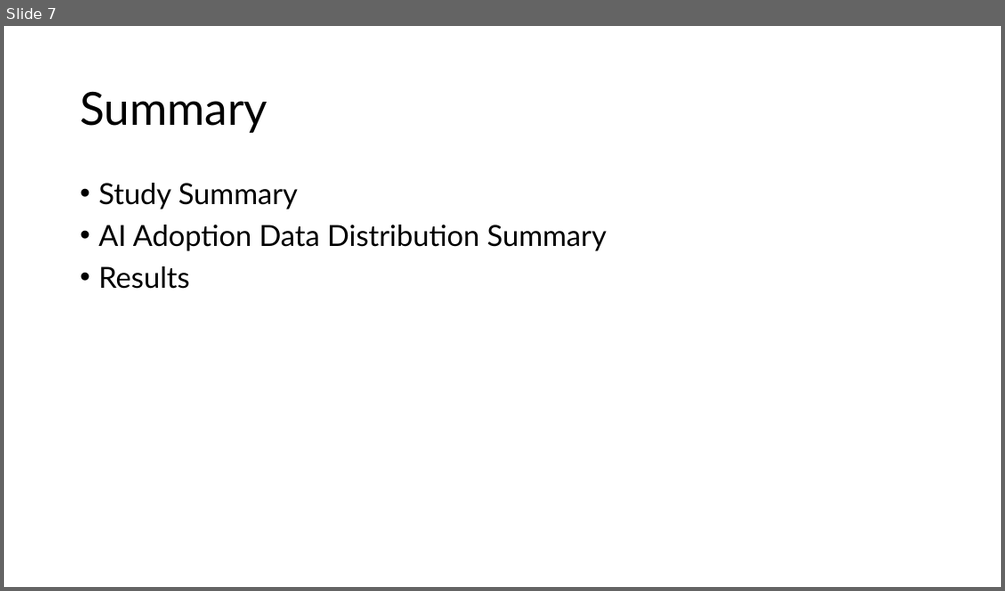
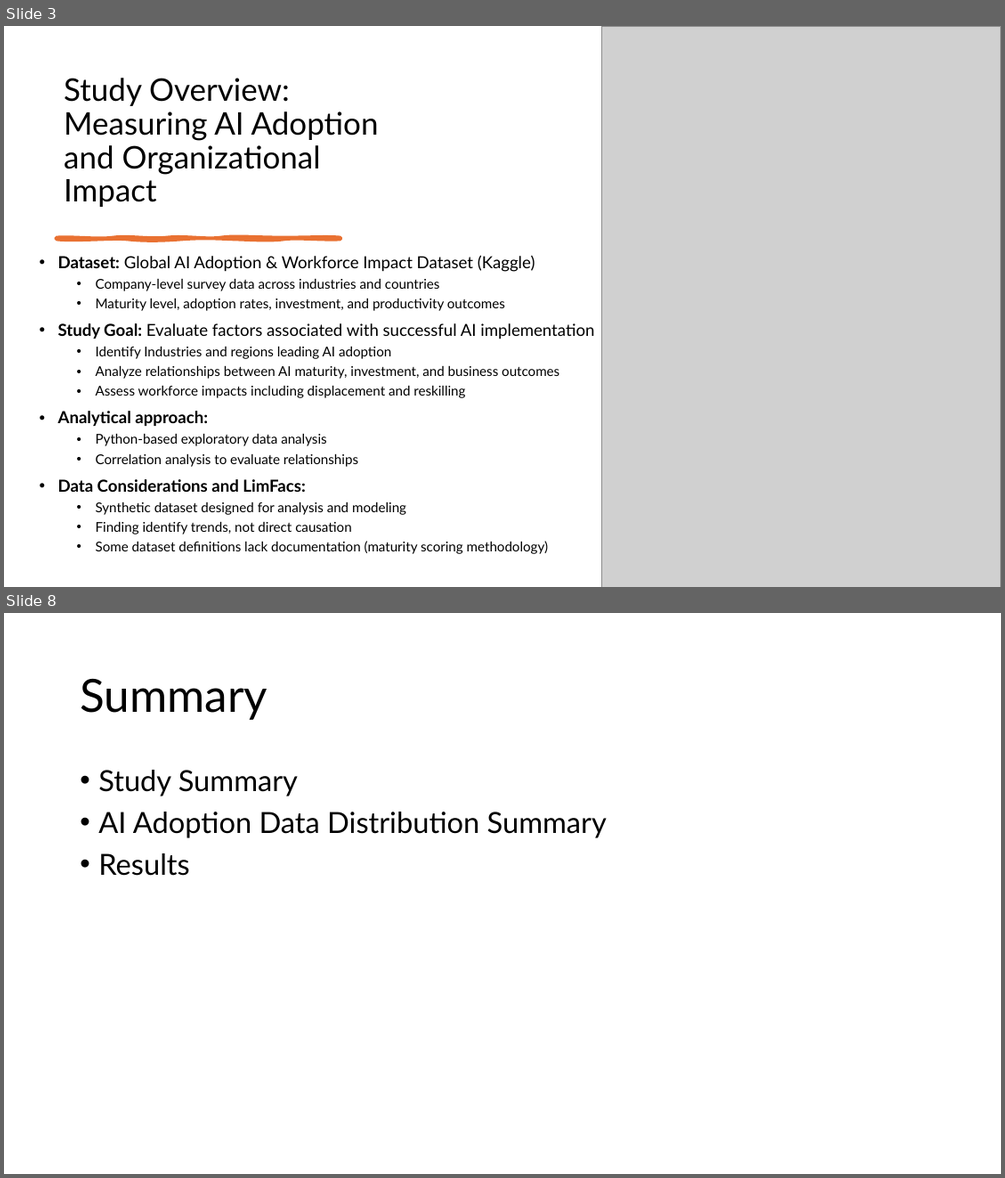
Before and after one commit to S-Shockley/MidtermAIAdoption, a slide deck: Presentation/Global AI Adoption & Workforce Impact Dataset.pptx. Shown one above the other, each under a label of ours: slide 7 before the commit, slides 3 and 8 after it; the slides between them are not shown. The pictures are 1005x591 and 1005x1178 pixels, drawn with LibreOffice and Linux fonts; fonts in the diff are those of the drawing; grey boxes stand for pictures. Boxes give left, top, right and bottom in pixels: in the first picture for what was removed or moved away, otherwise in the second. Text is boxed around its words. In the diff, an @@ line names an element or a change of style, - is before the commit and + after.

```diff
--- a/Presentation/Global AI Adoption & Workforce Impact Dataset.pptx
+++ b/Presentation/Global AI Adoption & Workforce Impact Dataset.pptx
@@ slide 3 added at (x1=4, y1=26, x2=1001, y2=587), background #FFFFFF @@
@@ picture added at (x1=601, y1=26, x2=1001, y2=587) @@
@@ title added at (x1=64, y1=78, x2=379, y2=207), 30 pt, text #000000 @@
+Study Overview:
+Measuring AI Adoption and Organizational Impact
@@ freeform shape added at (x1=57, y1=238, x2=340, y2=239), fill #E97132, outline #E97132 3.5 pt @@
@@ text added at (x1=58, y1=255, x2=594, y2=554), 13 pt, text #000000 @@
+• Dataset: Global AI Adoption & Workforce Impact Dataset (Kaggle)
+  • Company-level survey data across industries and countries
+  • Maturity level, adoption rates, investment, and productivity outcomes
+• Study Goal: Evaluate factors associated with successful AI implementation
+  • Identify Industries and regions leading AI adoption
+  • Analyze relationships between AI maturity, investment, and business outcomes
+  • Assess workforce impacts including displacement and reskilling
+• Analytical approach:
+  • Python-based exploratory data analysis
+  • Correlation analysis to evaluate relationships
+• Data Considerations and LimFacs:
+  • Synthetic dataset designed for analysis and modeling
+  • Finding identify trends, not direct causation
+  • Some dataset definitions lack documentation (maturity scoring methodology)
@@ what was slide 7 is now slide 8 @@
```
Also in this commit, not shown: 2 slides changed, 4 other slides added, 5 slides removed, 7 other files.
